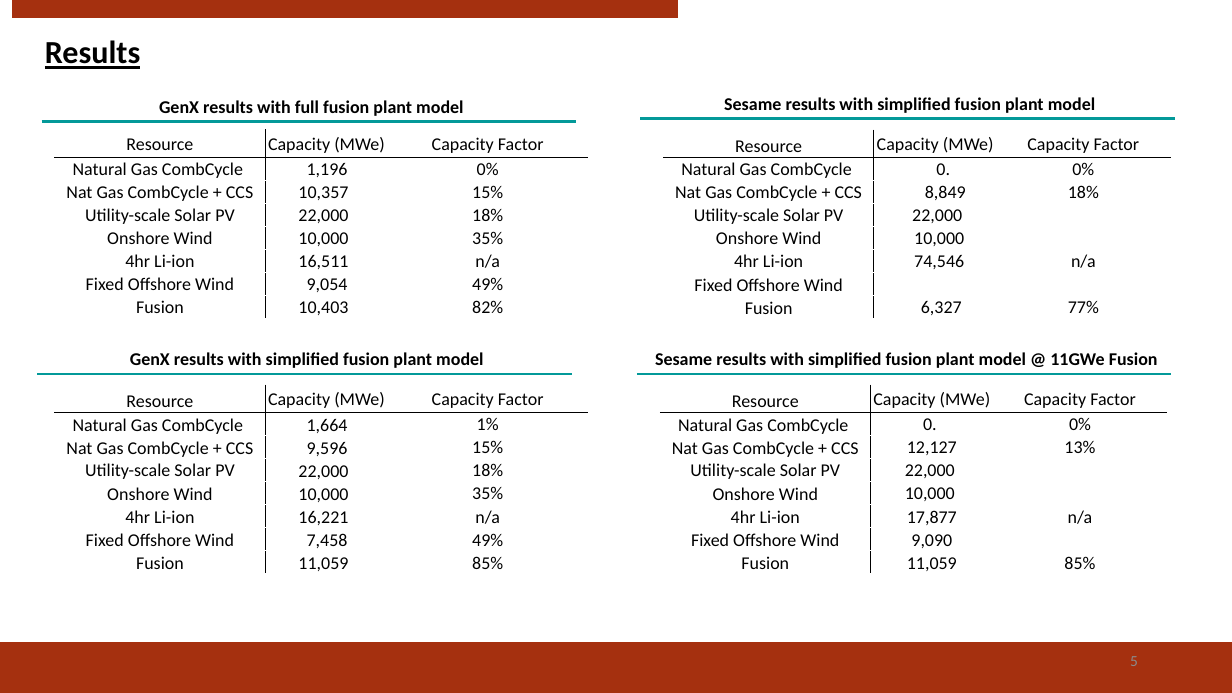
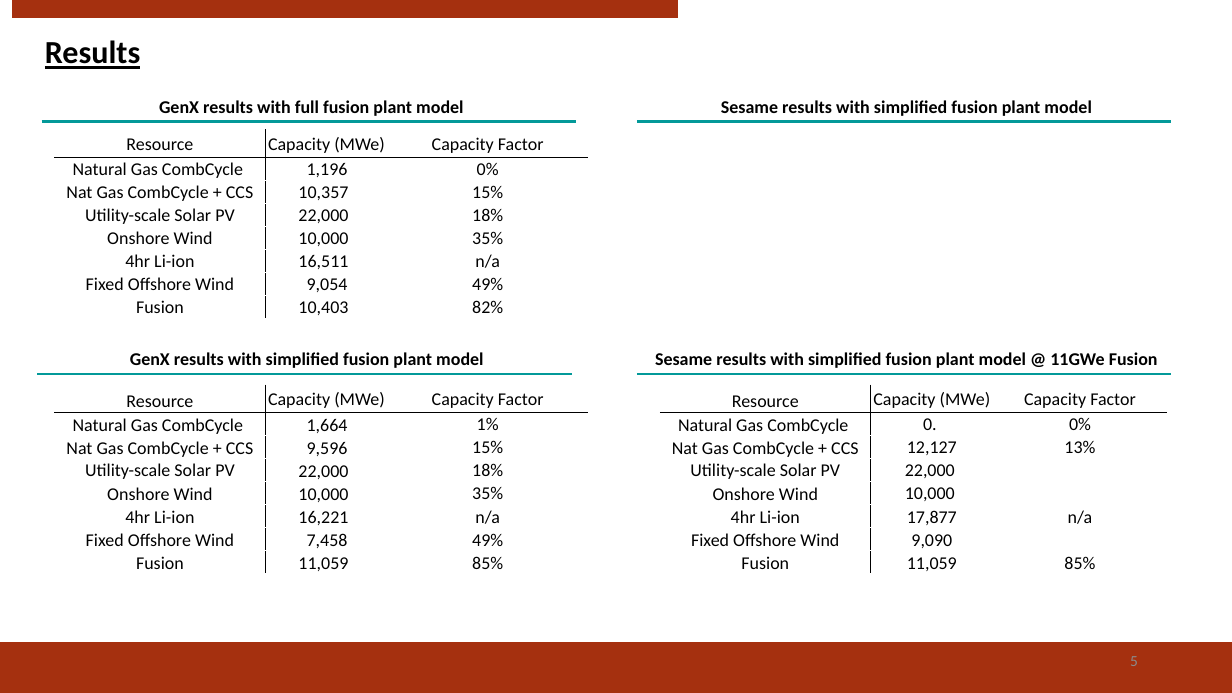
Before and after one commit to rmacd757/GenX, a slide deck: slide 5 of fusion_paper/sesame_comparison/GenX-Sesame comparison presentation.pptx. Drawn at 1232x693 pixels with LibreOffice and Linux fonts; fonts in the diff are those of the drawing; background and template pictures are left out. Boxes give left, top, right and bottom in pixels: in the first picture for what was removed or moved away, otherwise in the second. Text is boxed around its words. In the diff, an @@ line names an element or a change of style, - is before the commit and + after.

```diff
--- a/fusion_paper/sesame_comparison/GenX-Sesame comparison presentation.pptx
+++ b/fusion_paper/sesame_comparison/GenX-Sesame comparison presentation.pptx
@@ rectangle removed at bbox=[616, 76, 1195, 344] @@
@@ text "Sesame results with simplified fusion ...": place and size @@
-text "Sesame results with simplified fusion ..." at bbox=[724, 97, 1095, 113]
+text "Sesame results with simplified fusion ..." at bbox=[721, 100, 1091, 116]
@@ line moved from (640, 119) - (1175, 119) to (637, 122) - (1172, 122) @@
@@ table removed at bbox=[664, 130, 1170, 319], 8 rows, 3 columns @@
-Resource | Capacity (MWe) | Capacity Factor
-Natural Gas CombCycle | 0. | 0%
-Nat Gas CombCycle + CCS | 8,849 | 18%
-Utility-scale Solar PV | 22,000 | 
-Onshore Wind | 10,000 | 
-4hr Li-ion | 74,546 | n/a
-Fixed Offshore Wind |  | 
-Fusion | 6,327 | 77%
```
Also in this commit, not shown: 2 other slides changed, 2 slides removed.
